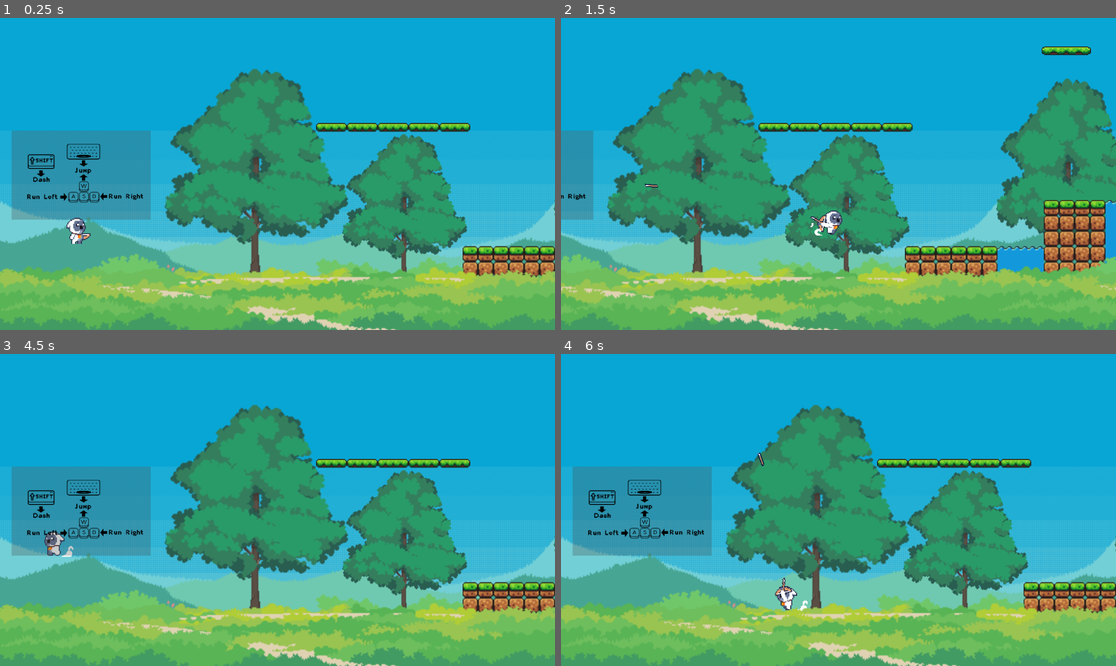
Above: before the commit, frames 1-4 (two rows, left to right).
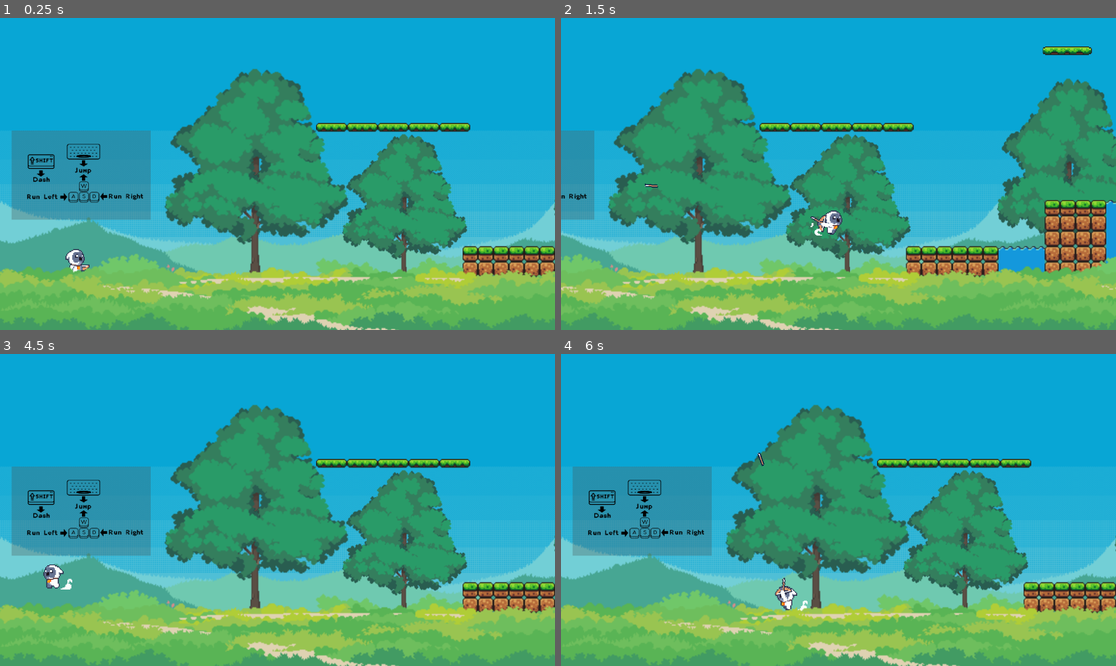
Above: after the commit, the same moments.

Repository: Anastylos/Jump-and-Run
Game: Godot game, scene res://scenes/game.tscn
Same seed, same stepped clock (60 frames per second), same inputs: the game is played once before the commit and once after it. The project has no main scene, so this scene is started directly.
Inputs (mouse positions are in pixels of both pictures, inside the frame that each line leads up to):
- Up to frame 1 (0.25 s): no input
- Up to frame 2 (1.5 s): move the mouse to (960, 158) at 0.52 s; hold D (right) from 0.53 s (still down); tap Shift (dash) at 0.6 s; tap Space (springen) at 0.77 s; move the mouse to (727, 189) at 1.27 s; click (727, 189) at 1.35 s
- Up to frame 3 (4.5 s): tap Space (springen) at 1.52, 3.02, 3.77 s; move the mouse to (333, 441) at 2.02 s; release D (right) at 2.03 s; hold A (left) 2.03-2.78 s; hold Right mouse button (slowmow) 2.03-2.78 s; move the mouse to (249, 572) at 2.77 s; hold D (right) 2.78-4.28 s; tap Shift (dash) at 2.85 s; move the mouse to (444, 556) at 3.52 s; click (444, 556) at 3.6 s; move the mouse to (111, 463) at 4.27 s; hold A (left) from 4.28 s (still down); right-click (111, 463) at 4.35 s
- Up to frame 4 (6 s): tap Space (springen) at 4.52 s; move the mouse to (866, 510) at 5.02 s; release A (left) at 5.03 s; hold D (right) 5.03-5.78 s; tap Shift (dash) at 5.1 s; move the mouse to (755, 432) at 5.77 s; hold A (left) from 5.78 s (still down); click (755, 432) at 5.85 s

The runs differ from the first frame. In frame 1, 0.4% of the frame differs, in the area x 11-17%, y 63-82%; in frame 2, 5.4%, in the area x 0-100%, y 9-100%; in frame 3, 0.5%; in frame 4, less than 0.1%.

Commit message:
cleanup
cleanup

Diff:
--- a/Godot Game/scenes/game.tscn
+++ b/Godot Game/scenes/game.tscn
@@ -502,7 +502,7 @@
 tile_set = SubResource("TileSet_b320g")
 
 [node name="CharacterBody2D" parent="." instance=ExtResource("1_65wfv")]
-position = Vector2(-197, 76)
+position = Vector2(-198, 110)
 
 [node name="Camera2D" type="Camera2D" parent="CharacterBody2D"]
 position = Vector2(1, 1)
Not shown, removed: LevelDesignDokument.docx
